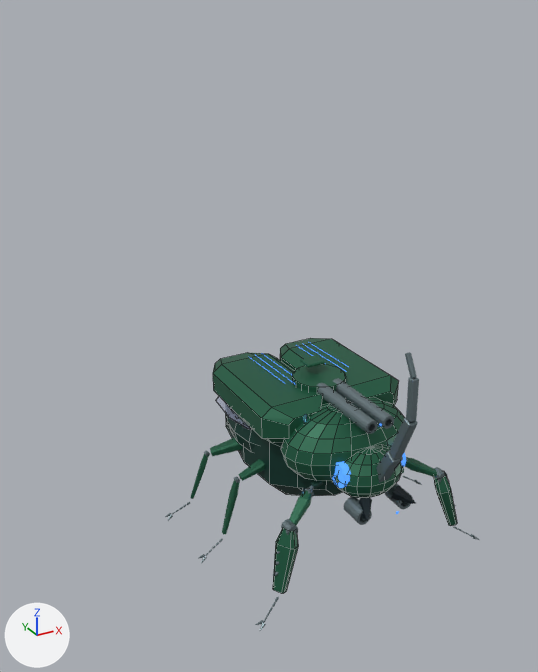
Before and after pictures for a commit that changed the Blender file out/combat_reference/m07/m07.blend.
Rendered twice from a 50 mm camera at (-5.91, -9.04, 8.31) aimed at (-0.85, 0.16, 3.71). Arrows for +X, +Y and +Z are at lower left; the lights stay in place. The picture after the commit comes second. Both versions are drawn at frame 13 of the action 'm07:atk:fx_atk_field_release'; the numbers are the values there. Mesh edges are drawn as thin lines on the coarser meshes.

Objects in the first picture: 'Dorsal central twin AA turret', 'Insect head directly on thorax', 'Insect pronotum no neck', 'Insect tibia.001', 'Shared heavy protective elytron', 'Shared heavy protective elytron.001', 'Shared sealed ventral hull', 'Twin 35mm anti-aircraft open barrel', 'Twin 35mm anti-aircraft open barrel.001' and 23 more.
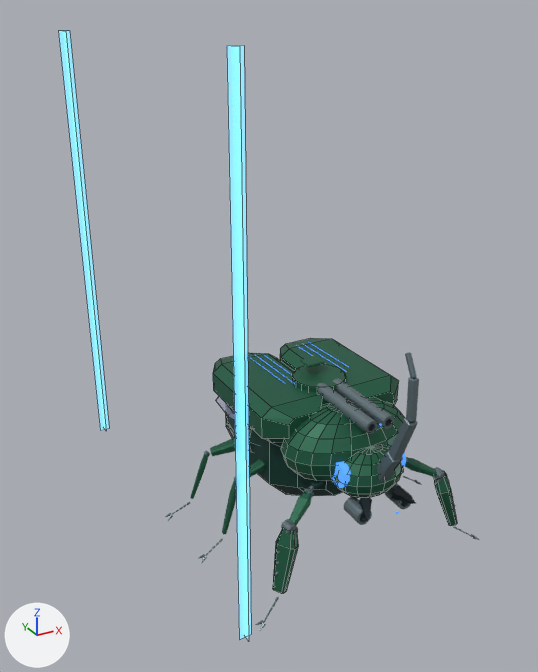
ob_fx_atk_field_release is not drawn itself; it is the parent of ob_m07_atk_total_exclusion_1, ob_m07_atk_total_exclusion_1_003.

Pixel boxes (x1, y1, x2, y2) of what changed, in the pictures (538 x 672 px):
'm07.atk.total_exclusion:1.003', rescaled
    before: (302, 415, 306, 494)
    after: (227, 45, 251, 642)
'm07.atk.total_exclusion:1', rescaled (not visible before)
    after: (59, 30, 109, 430)

Patch to the scene script:
```diff
--- a/out/combat_reference/m07/m07.blend.py
+++ b/out/combat_reference/m07/m07.blend.py
@@ ob_fx_atk_field_release @@
 ob_fx_atk_field_release.location = (0.0, 0.0, 0.944)
-ob_fx_atk_field_release.scale = (2.51, 2.51, 2.51)
+ob_fx_atk_field_release.scale = (10.0, 10.0, 10.0)
```
